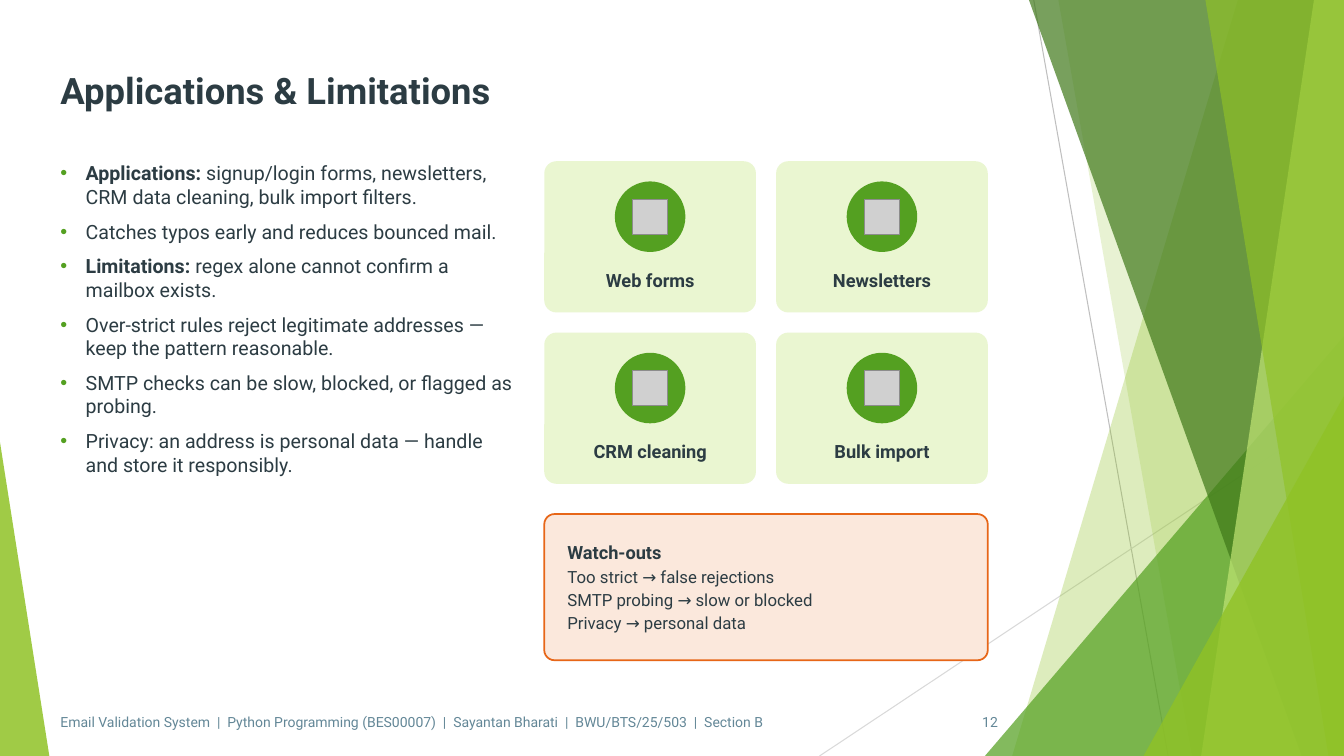
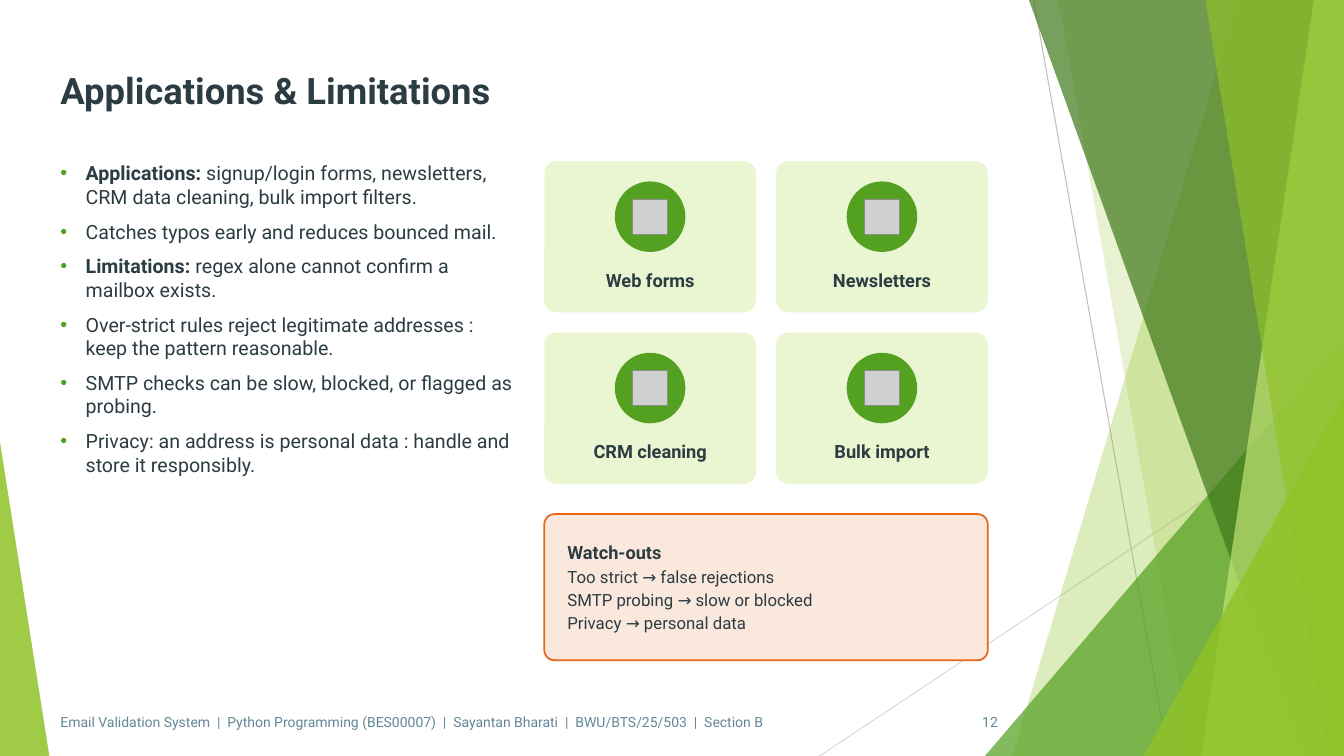
Before and after one commit to Sayantan-B-dev/SM_BtechSyllabusBWU, a slide deck: slide 12 of 3rdSem/Assignments/pptx/python/PPT_BES00007_Python_Sayantan_Bharati.pptx. Drawn at 1344x756 pixels with LibreOffice and Linux fonts; fonts in the diff are those of the drawing; grey boxes stand for pictures; background and template pictures are left out. Boxes give left, top, right and bottom in pixels: in the first picture for what was removed or moved away, otherwise in the second. Text is boxed around its words. In the diff, an @@ line names an element or a change of style, - is before the commit and + after.

```diff
--- a/3rdSem/Assignments/pptx/python/PPT_BES00007_Python_Sayantan_Bharati.pptx
+++ b/3rdSem/Assignments/pptx/python/PPT_BES00007_Python_Sayantan_Bharati.pptx
@@ text at (x1=86, y1=433, x2=510, y2=476): text changed @@
-• Privacy: an address is personal data — handle and store it responsibly.
+• Privacy: an address is personal data : handle and store it responsibly.
```
Also in this commit, not shown: 11 other slides changed, 1 other file.
